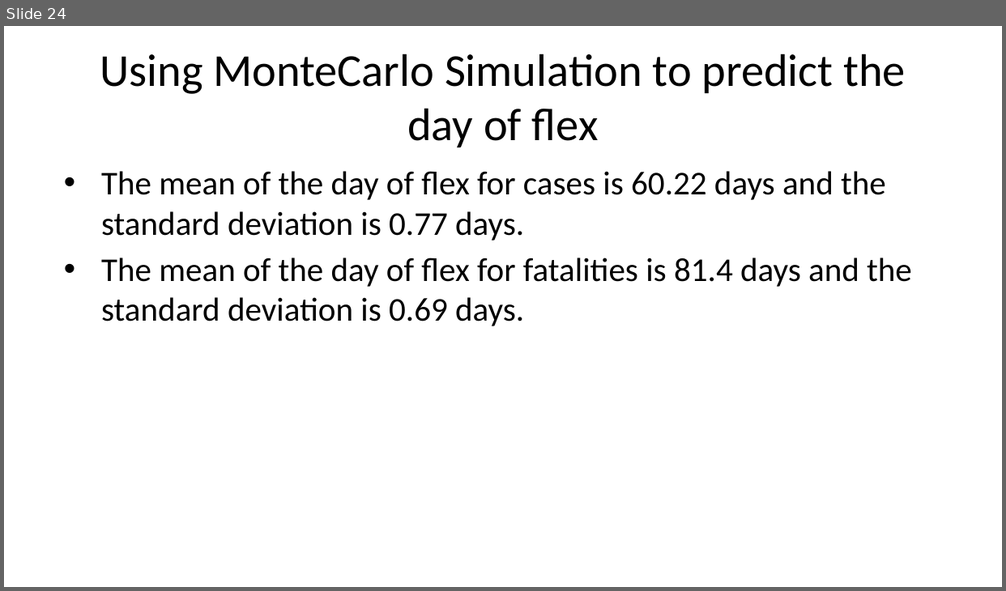
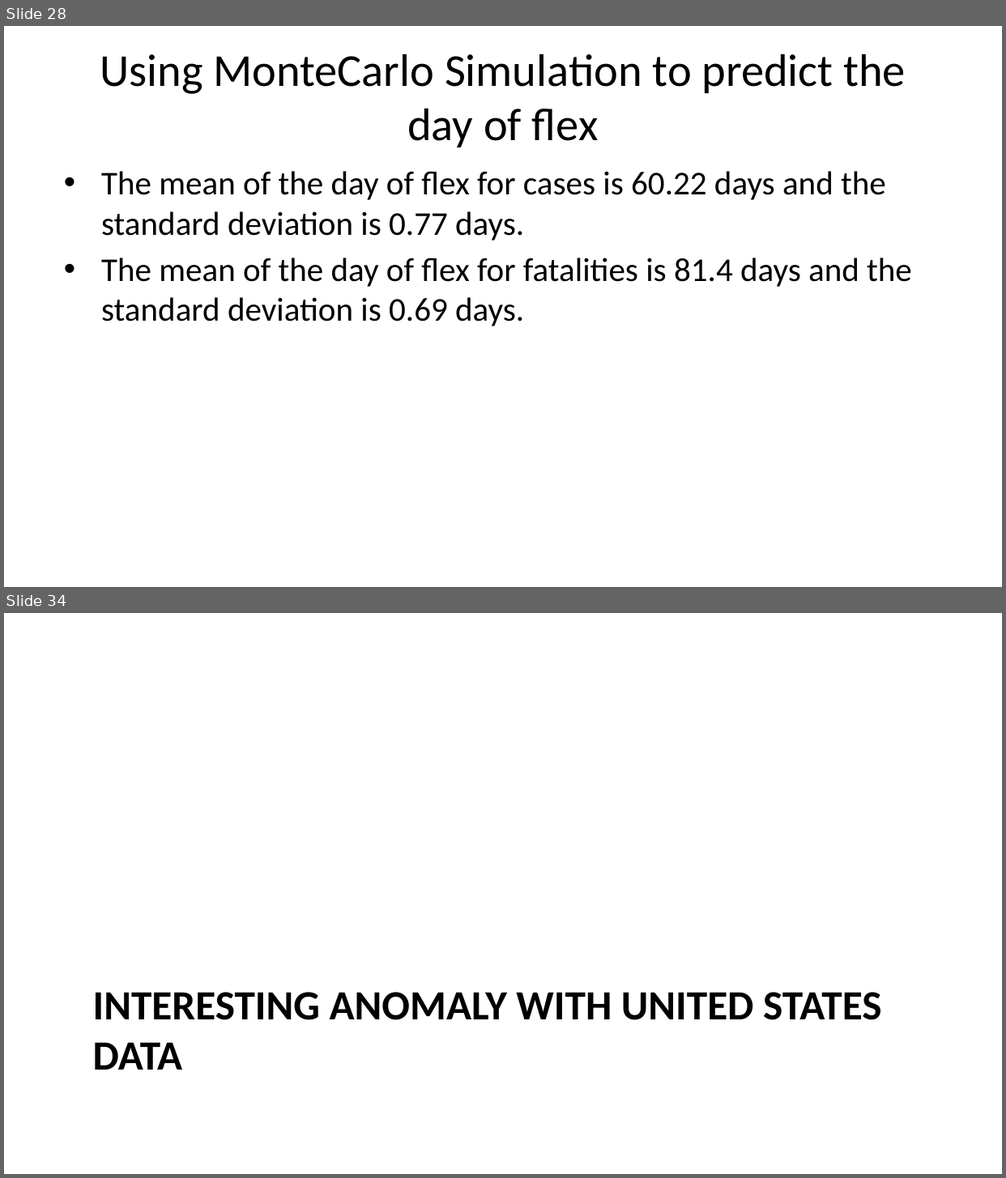
Before and after one commit to austinlackey/covid-simulations, a slide deck: main.pptx. Shown one above the other, each under a label of ours: slide 24 before the commit, slides 28 and 34 after it; the slides between them are not shown. The pictures are 1006x591 and 1006x1178 pixels, drawn with LibreOffice and Linux fonts; fonts in the diff are those of the drawing. Boxes give left, top, right and bottom in pixels: in the first picture for what was removed or moved away, otherwise in the second. Text is boxed around its words. In the diff, an @@ line names an element or a change of style, - is before the commit and + after.

```diff
--- a/main.pptx
+++ b/main.pptx
@@ slide 34 added at (4,613,1002,1174), background #FFFFFF @@
@@ title added at (93,992,881,1070), 30 pt, text #000000, bold @@
+INTERESTING ANOMALY WITH UNITED STATES DATA
@@ what was slide 24 is now slide 28 @@
```
Also in this commit, not shown: 7 slides changed, 11 other slides added, 1 slide removed, 2 other files.
